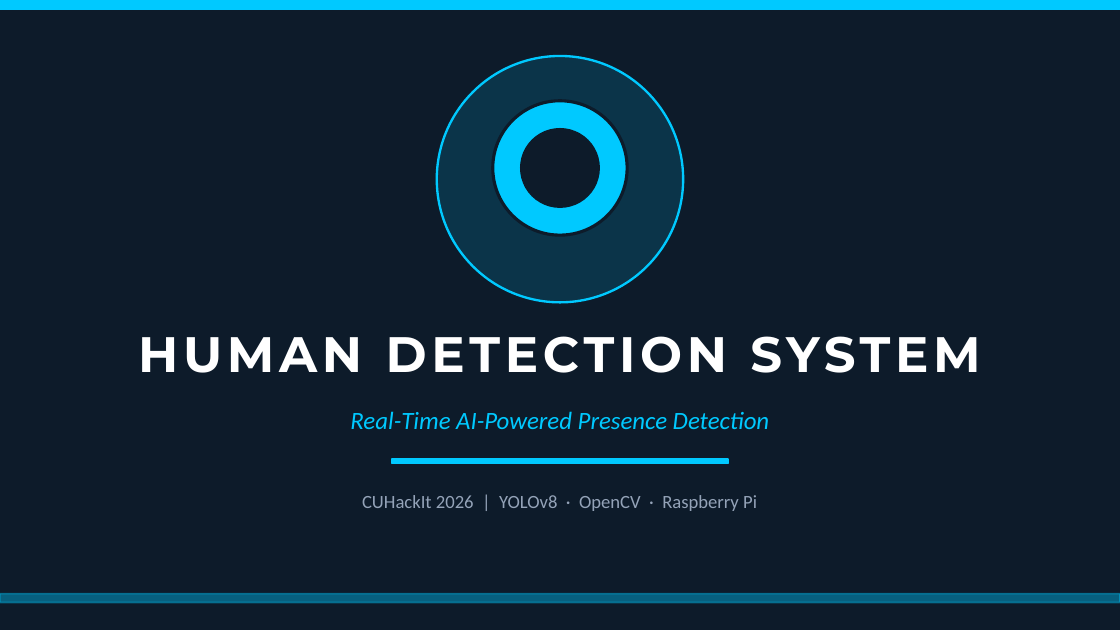
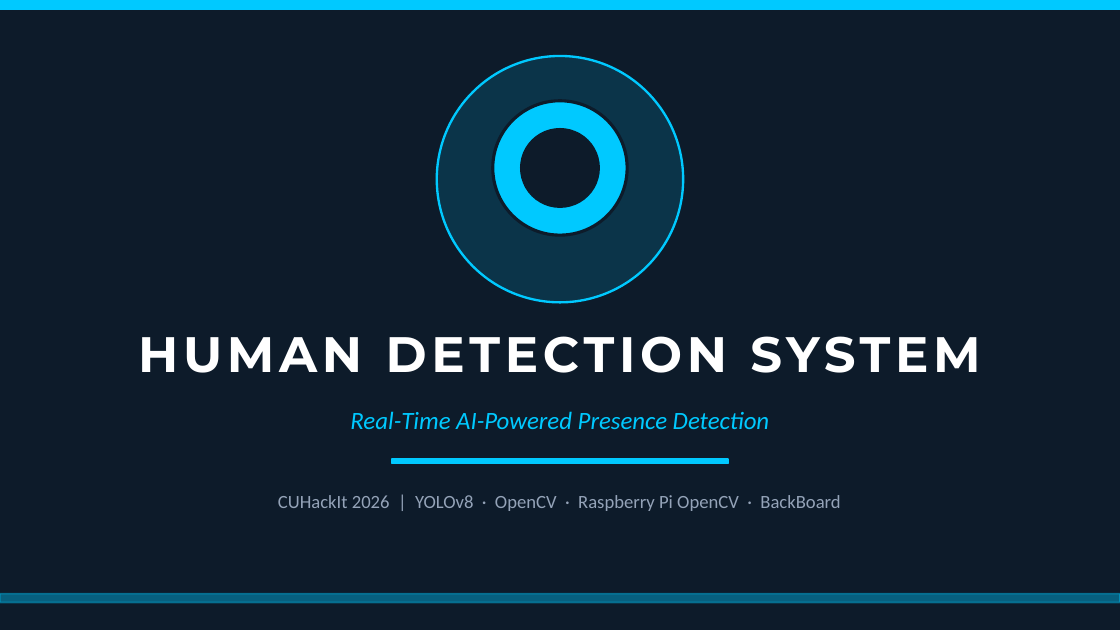
Before and after one commit to Freezescape/CUHackIt, a slide deck: slide 1 of HumanDetection_PitchDeck.pptx. Drawn at 1120x630 pixels with LibreOffice and Linux fonts; fonts in the diff are those of the drawing. Boxes give left, top, right and bottom in pixels: in the first picture for what was removed or moved away, otherwise in the second. Text is boxed around its words. In the diff, an @@ line names an element or a change of style, - is before the commit and + after.

```diff
--- a/HumanDetection_PitchDeck.pptx
+++ b/HumanDetection_PitchDeck.pptx
@@ text at [278, 495, 840, 511]: text changed @@
-CUHackIt 2026 | YOLOv8 · OpenCV · Raspberry Pi
+CUHackIt 2026 | YOLOv8 · OpenCV · Raspberry Pi OpenCV · BackBoard
```
Also in this commit, not shown: 2 other slides changed, 2 slides removed.
